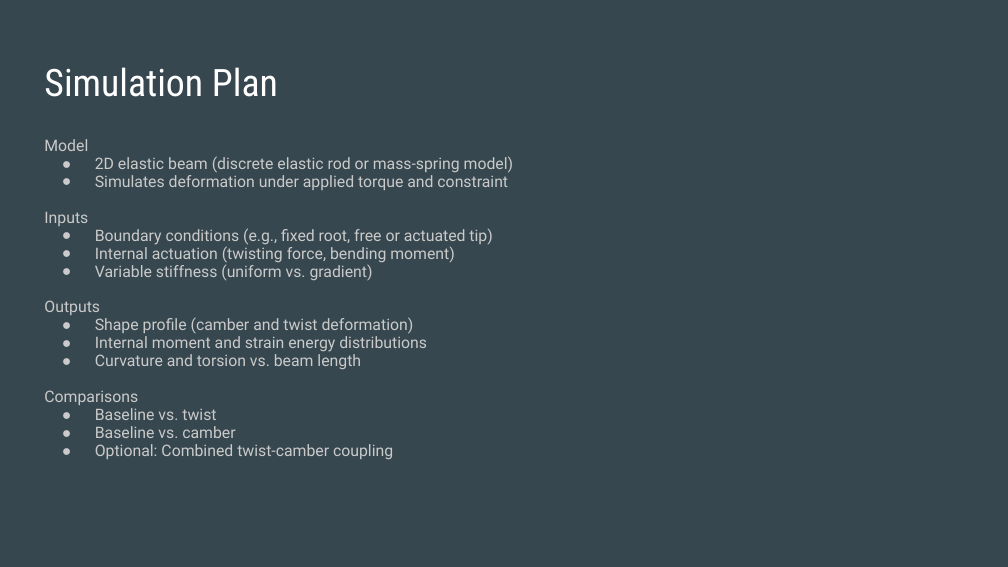
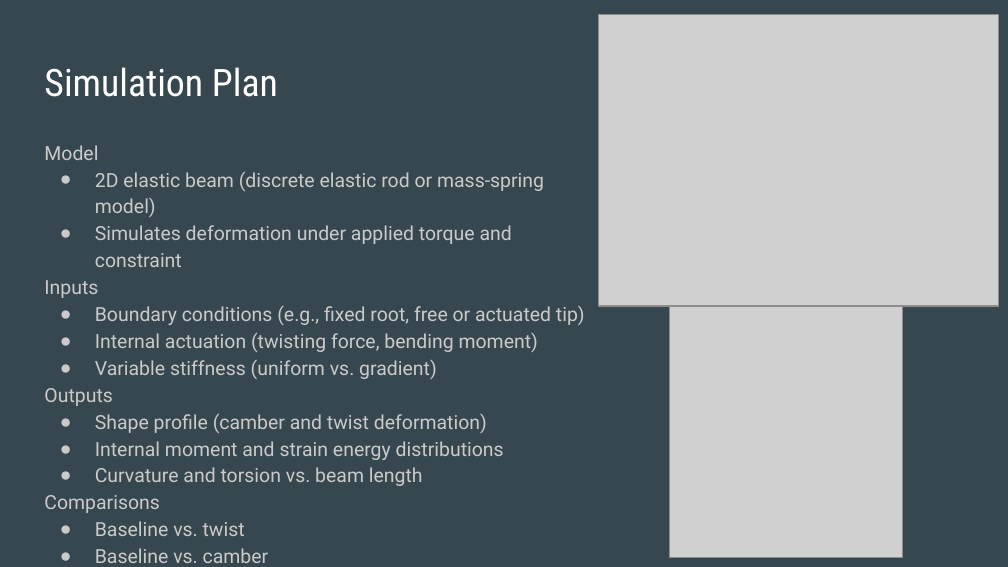
Before and after one commit to MatthewTHutchinson/mae263f, a slide deck: slide 4 of Proposal/proposal_presentation.pptx. Drawn at 1008x567 pixels with LibreOffice and Linux fonts; fonts in the diff are those of the drawing; grey boxes stand for pictures. Boxes give left, top, right and bottom in pixels: in the first picture for what was removed or moved away, otherwise in the second. Text is boxed around its words. In the diff, an @@ line names an element or a change of style, - is before the commit and + after.

```diff
--- a/Proposal/proposal_presentation.pptx
+++ b/Proposal/proposal_presentation.pptx
@@ picture added at bbox=[599, 15, 998, 306] @@
@@ text "Model" at bbox=[44, 145, 585, 563]: size 11.2 to 13.9 pt; line spacing 0.95 to 1.15; indent changed @@
@@ picture added at bbox=[669, 293, 902, 557] @@
```
